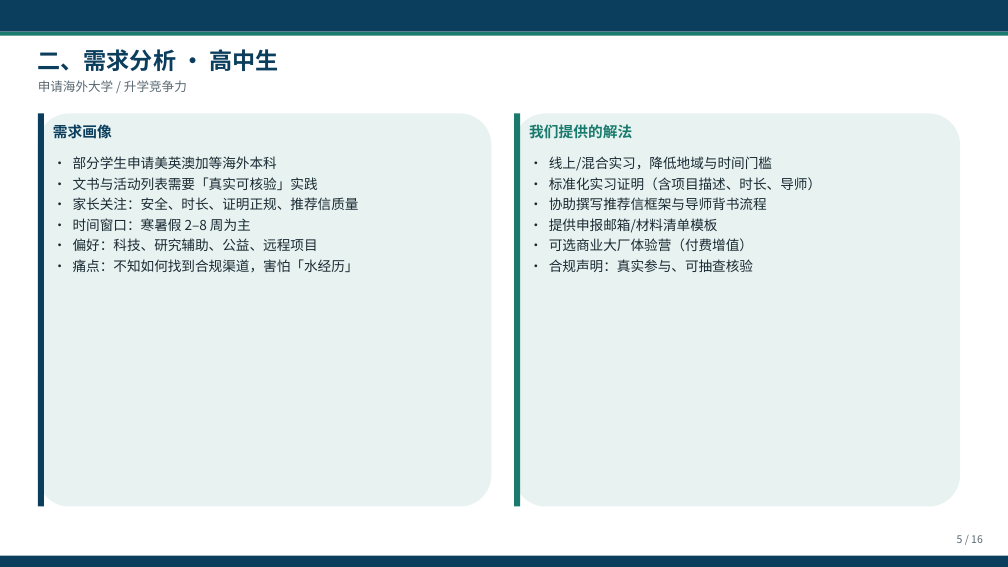
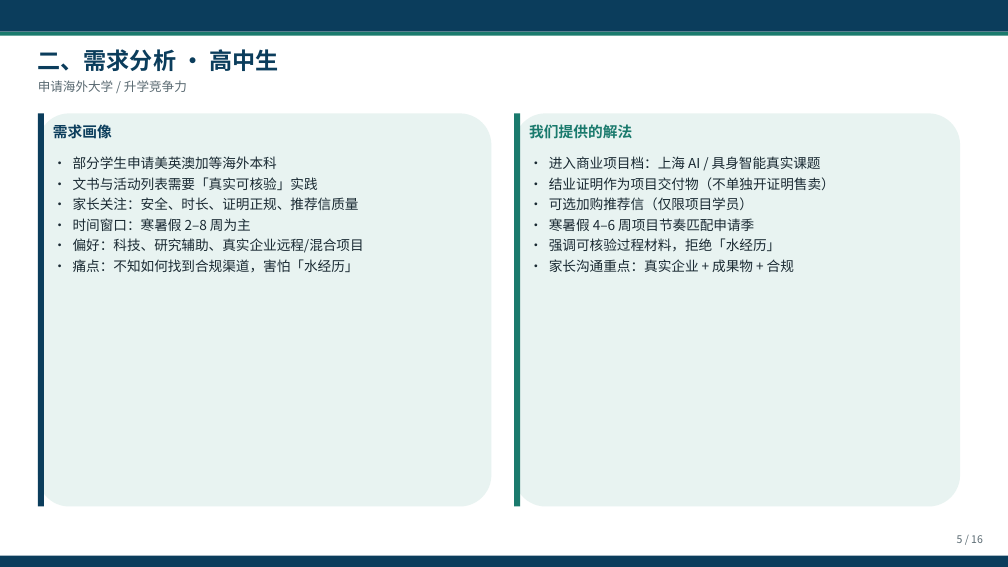
Before and after one commit to hujigang2010-maker/AIDEN, a slide deck: slide 5 of exports/学生实习赋能计划_可行性论证方案.pptx. Drawn at 1008x567 pixels with LibreOffice and Linux fonts; fonts in the diff are those of the drawing. Boxes give left, top, right and bottom in pixels: in the first picture for what was removed or moved away, otherwise in the second. Text is boxed around its words. In the diff, an @@ line names an element or a change of style, - is before the commit and + after.

```diff
--- a/exports/学生实习赋能计划_可行性论证方案.pptx
+++ b/exports/学生实习赋能计划_可行性论证方案.pptx
@@ text at [549, 156, 835, 272]: text changed @@
-• 线上/混合实习，降低地域与时间门槛
-• 标准化实习证明（含项目描述、时长、导师）
-• 协助撰写推荐信框架与导师背书流程
-• 提供申报邮箱/材料清单模板
-• 可选商业大厂体验营（付费增值）
-• 合规声明：真实参与、可抽查核验
+• 进入商业项目档：上海 AI / 具身智能真实课题
+• 结业证明作为项目交付物（不单独开证明售卖）
+• 可选加购推荐信（仅限项目学员）
+• 寒暑假 4–6 周项目节奏匹配申请季
+• 强调可核验过程材料，拒绝「水经历」
+• 家长沟通重点：真实企业 + 成果物 + 合规
@@ text at [73, 238, 364, 253]: text changed @@
-• 偏好：科技、研究辅助、公益、远程项目
+• 偏好：科技、研究辅助、真实企业远程/混合项目
```
Also in this commit, not shown: 11 other slides changed, 6 other files.
